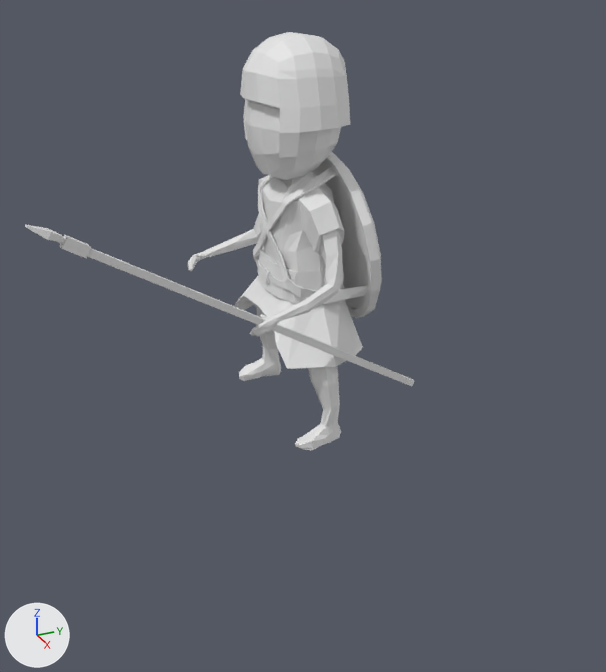
The Blender file Map/Assets/Models/Hittites/Hittite_cavalry/Hittite_cavalry.blend: old version first, new version second.
Rendered twice from a 50 mm camera at (3.78, -2.21, 3.66) aimed at (-0.12, -0.46, 1.71). Arrows for +X, +Y and +Z are at lower left; the lights stay in place.

Objects in the first picture: 'Hittite'.
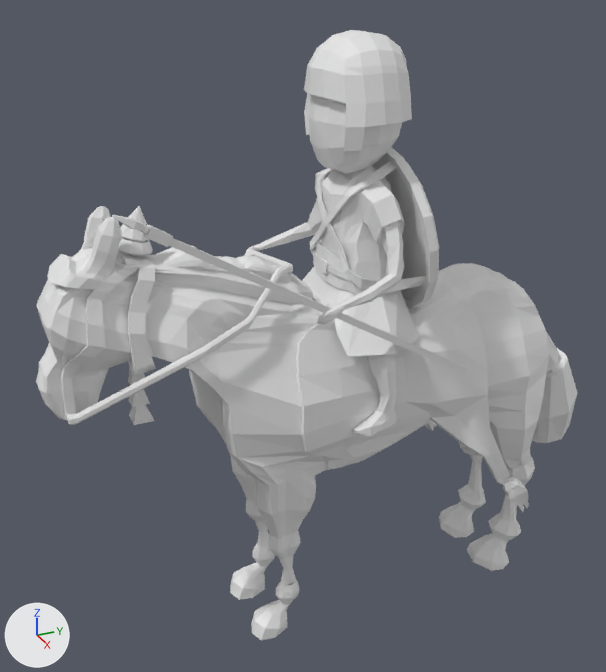
Location of each change, [x1, y1, x2, y2] in pixels of the pictures (606 x 672 px; the box of a moved part takes in the faces that stretch with it):
'Hittite', reshaped, moved (39% wider, 46% taller)
    before: [25, 32, 415, 450]
    after: [36, 30, 577, 640]
part 1 of me_cube_001, moved or reshaped
    before: [25, 225, 415, 386]
    after: [112, 215, 468, 374]
part 2 of me_cube_001, moved or reshaped
    before: [239, 308, 341, 450]
    after: [353, 354, 396, 436]
part 3 of me_cube_001, added
    after: [36, 206, 577, 640]
part 4 of me_cube_001, added
    after: [244, 30, 439, 357]
part 5 of me_cube_001, deleted
    before: [188, 32, 382, 369]

The edits, one by one:
me_cube_001 is used by ob_hittite; location (3.638, 2.207, -2.889); scale (0.14, 0.14, 0.14).
me_cube_001 had 1665 vertices, 1630 faces and spanned x -29.77..-22.02, y -29.41..-16.44, z 30.32..44.39.
me_cube_001 now has 4403 vertices, 4394 faces and spans x -4.07..4.07, y -11.83..11.83, z -11.87..11.87.
me_cube_001 part 1: the loose piece of 45 vertices spanning x -22.8..-22.02, y -29.41..-16.44, z 32.15..40.05 is moved by (25.99, 19.96, -32.52).
me_cube_001 part 2: the loose piece of 405 vertices spanning x -29.41..-22.59, y -21.08..-18.39, z 30.32..35.43 is moved by (25.99, 19.96, -32.52).
me_cube_001 part 3: a new loose piece of 2757 vertices spanning x -4.07..4.07, y -11.83..11.83, z -11.87..6.67.
me_cube_001 part 4: a new loose piece of 1196 vertices spanning x -3.77..3.76, y -2.88..2.94, z 0.98..11.87.
me_cube_001 part 5: the loose piece of 1215 vertices spanning x -29.77..-22.23, y -22.85..-17.02, z 33.49..44.39 is deleted.
Object 'Hittite' (ob_hittite) moves from (3.638, 2.207, -2.889) to (-0.005, -0.252, 1.661).
